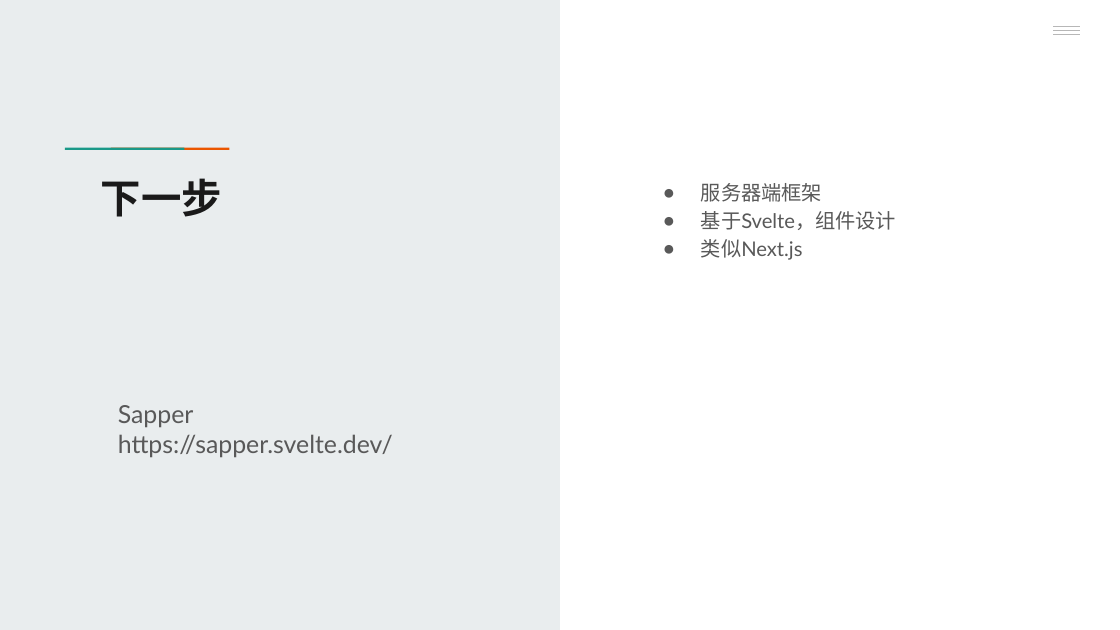
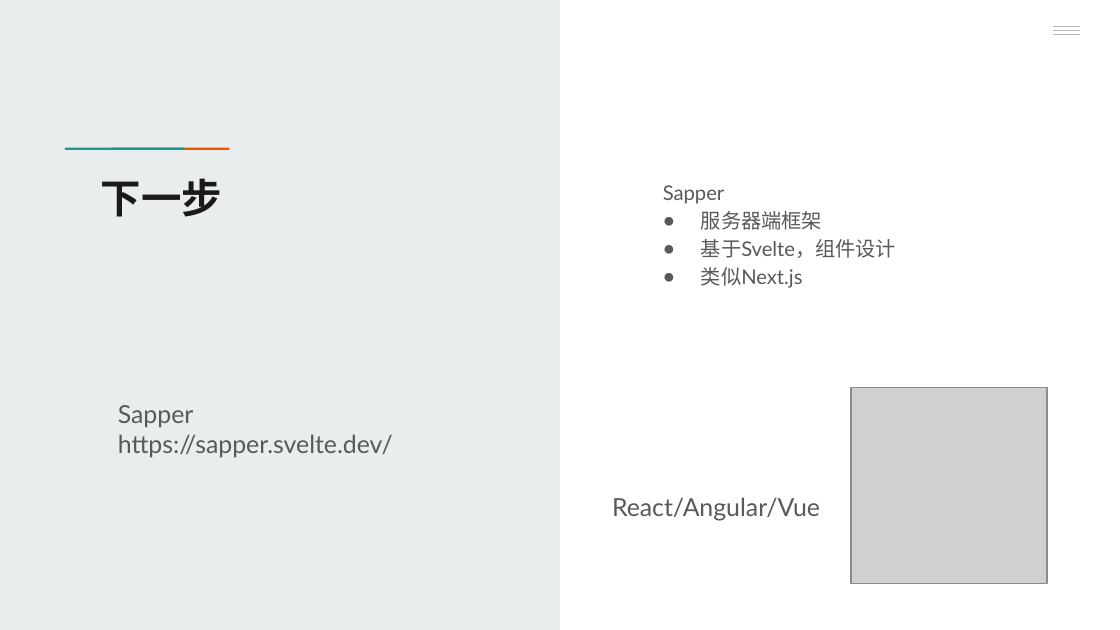
Before and after one commit to winkingzhang/svelte-tutorial, a slide deck: slide 39 of Svelte动手玩.pptx. Drawn at 1120x630 pixels with LibreOffice and Linux fonts; fonts in the diff are those of the drawing; grey boxes stand for pictures. Boxes give left, top, right and bottom in pixels: in the first picture for what was removed or moved away, otherwise in the second. Text is boxed around its words. In the diff, an @@ line names an element or a change of style, - is before the commit and + after.

```diff
--- a/Svelte动手玩.pptx
+++ b/Svelte动手玩.pptx
@@ text at [663,185,724,204]: paragraph added @@
+Sapper
@@ picture added at [851,388,1047,584] @@
@@ text added at [612,497,820,521], 16 pt, text #595959 @@
+React/Angular/Vue
```
Also in this commit, not shown: 1 other slide changed.
